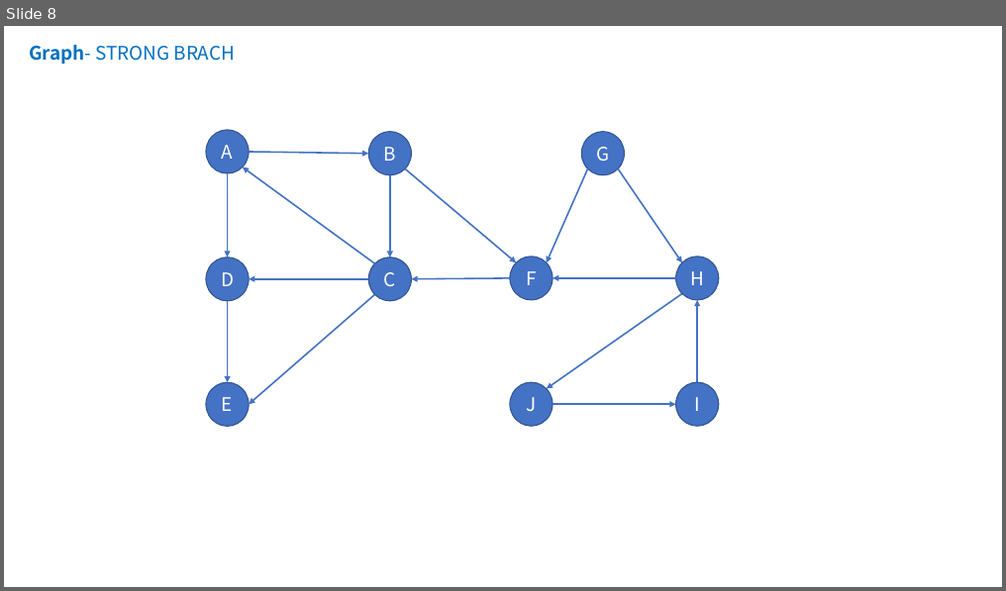
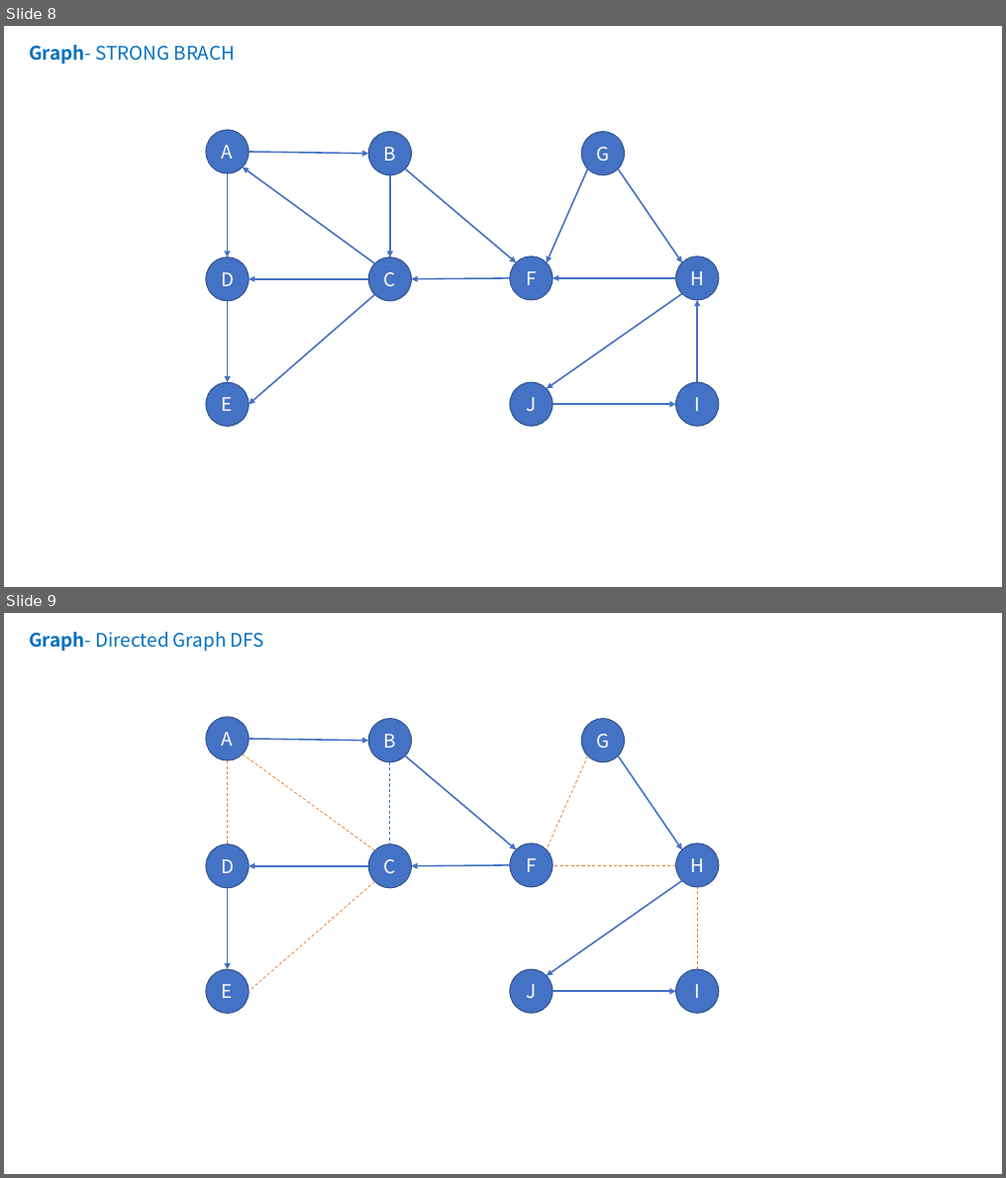
Before and after one commit to online-books/Data-Structures-and-Algorithm-Analysis-in-TS, a slide deck: Assets/visualization.pptx. Shown one above the other, each under a label of ours: slide 8 before the commit, slides 8 and 9 after it. The pictures are 1006x591 and 1006x1178 pixels, drawn with LibreOffice and Linux fonts; fonts in the diff are those of the drawing. Boxes give left, top, right and bottom in pixels: in the first picture for what was removed or moved away, otherwise in the second. Text is boxed around its words. In the diff, an @@ line names an element or a change of style, - is before the commit and + after.

```diff
--- a/Assets/visualization.pptx
+++ b/Assets/visualization.pptx
@@ slide 9 added at (x1=4, y1=613, x2=1002, y2=1174), background #FFFFFF @@
@@ text added at (x1=29, y1=632, x2=264, y2=652), 18 pt, text #0070C0 @@
+Graph- Directed Graph DFS
@@ ellipse added at (x1=206, y1=717, x2=249, y2=761), fill #4472C4, outline #325491 1 pt, 18 pt, text #FFFFFF @@
+A
@@ ellipse added at (x1=368, y1=719, x2=411, y2=761), fill #4472C4, outline #325491 1 pt, 18 pt, text #FFFFFF @@
+B
@@ ellipse added at (x1=582, y1=719, x2=625, y2=761), fill #4472C4, outline #325491 1 pt, 18 pt, text #FFFFFF @@
+G
@@ line added from (227, 761) to (227, 845), #ED7D31 0.75 pt dashed @@
@@ line added from (374, 851) to (243, 755), #ED7D31 0.75 pt dashed @@
@@ arrow added from (249, 739) to (368, 741), #4472C4 1.5 pt @@
@@ arrow added from (405, 756) to (516, 851), #4472C4 1.5 pt @@
@@ line added from (588, 756) to (547, 851), #ED7D31 0.75 pt dashed @@
@@ arrow added from (618, 756) to (682, 851), #4472C4 1.5 pt @@
@@ line added from (390, 762) to (390, 845), #4472C4 0.75 pt dashed @@
@@ ellipse added at (x1=206, y1=845, x2=249, y2=888), fill #4472C4, outline #325491 1 pt, 18 pt, text #FFFFFF @@
+D
@@ ellipse added at (x1=368, y1=845, x2=411, y2=888), fill #4472C4, outline #325491 1 pt, 18 pt, text #FFFFFF @@
+C
@@ ellipse added at (x1=510, y1=844, x2=552, y2=887), fill #4472C4, outline #325491 1 pt, 18 pt, text #FFFFFF @@
+F
@@ ellipse added at (x1=676, y1=844, x2=719, y2=887), fill #4472C4, outline #325491 1 pt, 18 pt, text #FFFFFF @@
+H
@@ arrow added from (368, 866) to (249, 866), #4472C4 1.5 pt @@
@@ arrow added from (510, 865) to (411, 866), #4472C4 1.5 pt @@
@@ line added from (676, 865) to (552, 865), #ED7D31 0.75 pt dashed @@
@@ arrow added from (227, 888) to (227, 970), #4472C4 1.5 pt @@
@@ line added from (374, 881) to (249, 992), #ED7D31 0.75 pt dashed @@
@@ arrow added from (682, 881) to (547, 976), #4472C4 1.5 pt @@
@@ line added from (697, 969) to (697, 887), #ED7D31 0.75 pt dashed @@
@@ ellipse added at (x1=206, y1=970, x2=249, y2=1014), fill #4472C4, outline #325491 1 pt, 18 pt, text #FFFFFF @@
+E
@@ ellipse added at (x1=510, y1=969, x2=552, y2=1013), fill #4472C4, outline #325491 1 pt, 18 pt, text #FFFFFF @@
+J
@@ arrow added from (552, 992) to (676, 992), #4472C4 1.5 pt @@
@@ ellipse added at (x1=676, y1=969, x2=719, y2=1013), fill #4472C4, outline #325491 1 pt, 18 pt, text #FFFFFF @@
+I
```
Also in this commit, not shown: 4 other files.
